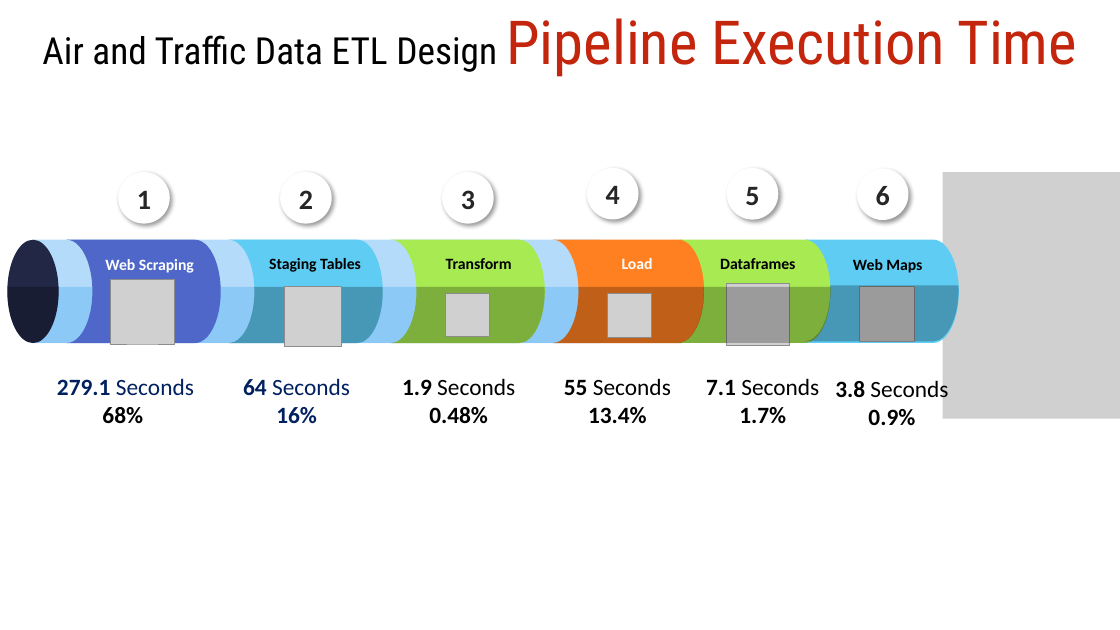
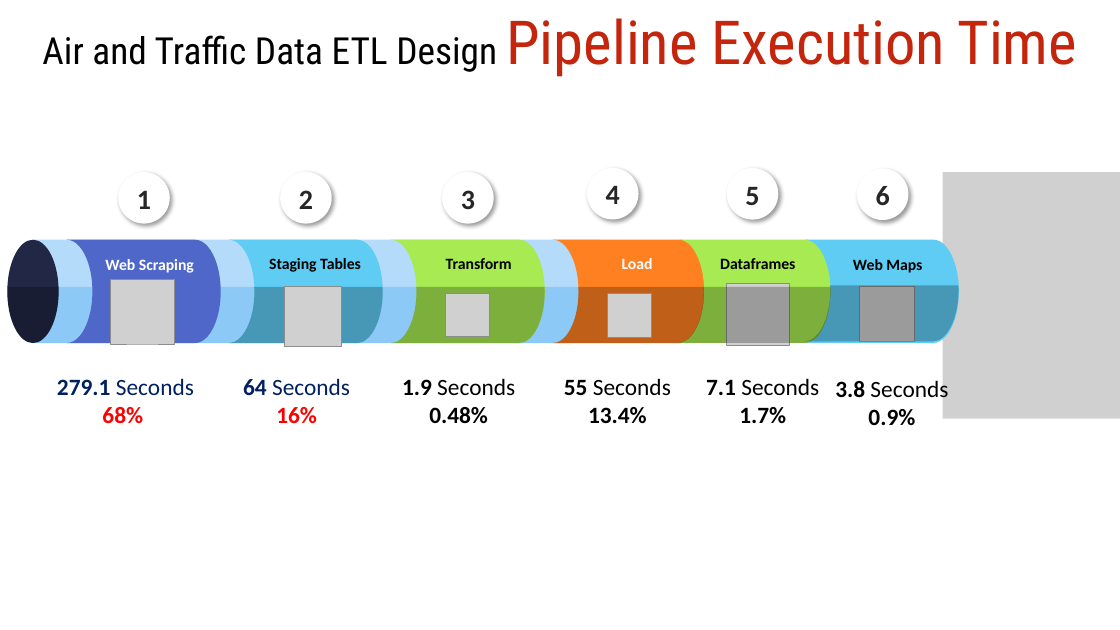
Before and after one commit to shalabyamr/Web_Maps_with_Auto_ML_Forecasts, a slide deck: slide 7 of Report/Pipeline_Process.pptx. Drawn at 1120x630 pixels with LibreOffice and Linux fonts; fonts in the diff are those of the drawing; grey boxes stand for pictures. Boxes give left, top, right and bottom in pixels: in the first picture for what was removed or moved away, otherwise in the second. Text is boxed around its words. In the diff, an @@ line names an element or a change of style, - is before the commit and + after.

```diff
--- a/Report/Pipeline_Process.pptx
+++ b/Report/Pipeline_Process.pptx
@@ text at [102, 407, 143, 423]: text colour #000000 to #FF0000 in "68%" @@
@@ text at [276, 407, 317, 424]: text colour #002060 to #FF0000 in "16%" @@
```
Also in this commit, not shown: 3 other slides changed, 2 slides added, 3 other files.
